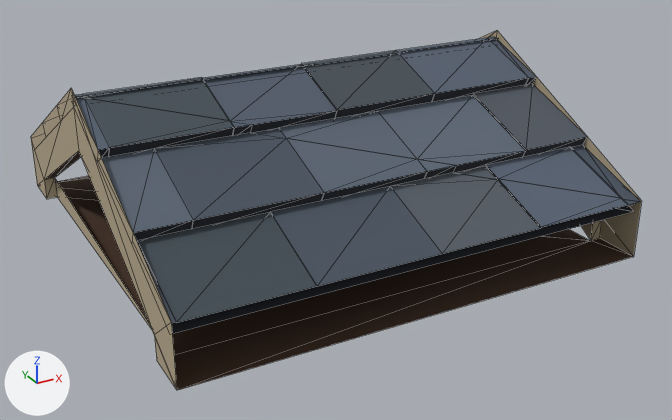
The glTF model houses/roof-gable-top-slate.glb, before and after one commit.
The view is the same before and after, from a 50 mm camera at (-0.883, -1.728, 0.869) aimed at (0.022, -0.083, 0.047). The lights are fixed; the arrows at lower left show +X, +Y and +Z. The first picture is the older version. Mesh edges are drawn as thin lines. Vertices at exactly the same position are counted once.

In view in the first picture: 'roof-gable-top-slate'.
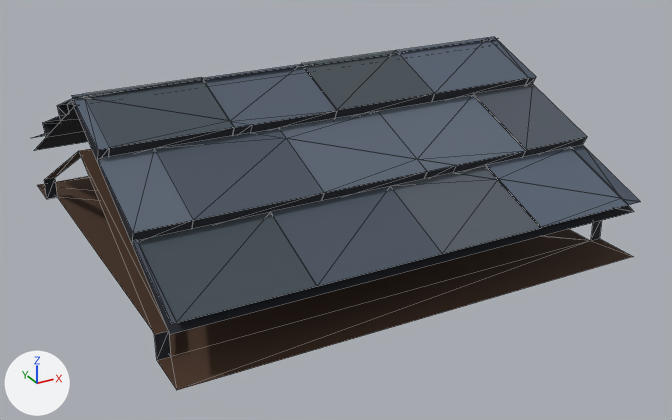
The edits, one by one:
me_roof_gable_top_slate is used by ob_roof_gable_top_slate; location (0.0, 0.0, 0.0).
me_roof_gable_top_slate had 274 vertices, 202 faces and spanned x -0.5..0.5, y -0.5..0.5, z 0.0..0.376.
me_roof_gable_top_slate now has 262 vertices, 182 faces and spans x -0.5..0.5, y -0.5..0.5, z 0.0..0.359.
Part 1, on me_roof_gable_top_slate:
6 vertices are removed from x 0.475..0.5, y -0.5..0.5, z 0.0..0.376.
14 faces are deleted.
4 new faces join them.
Part 2, on me_roof_gable_top_slate:
6 vertices are removed from x -0.5..-0.475, y -0.5..0.5, z 0.0..0.376.
12 faces are deleted.
2 new faces join them.
me_roof_gable_top_slate part 3: 8 kept faces spanning x -0.5..0.5, y -0.4..0.4, z 0.0..0.05 get new vertex colours; the middle colour goes from beige #b6a78b to black #22262e.

Changed parts and their boxes (x1, y1, x2, y2) in the pictures (672 x 420 px):
'roof-gable-top-slate', reshaped
    before: (31, 30, 641, 390)
    after: (33, 37, 640, 390)
part 1 of me_roof_gable_top_slate, cut back
    before: (479, 30, 641, 256)
part 2 of me_roof_gable_top_slate, cut back
    before: (31, 88, 177, 390)
    after: (57, 149, 164, 321)
part 3 of me_roof_gable_top_slate, recoloured
    before: (44, 178, 602, 241)
    after: (44, 178, 602, 360)
